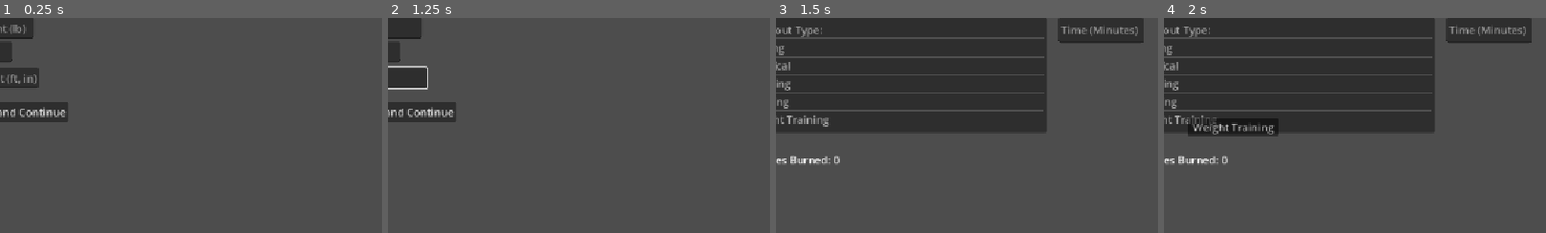
Above: before the commit, frames 1-4 (left to right).
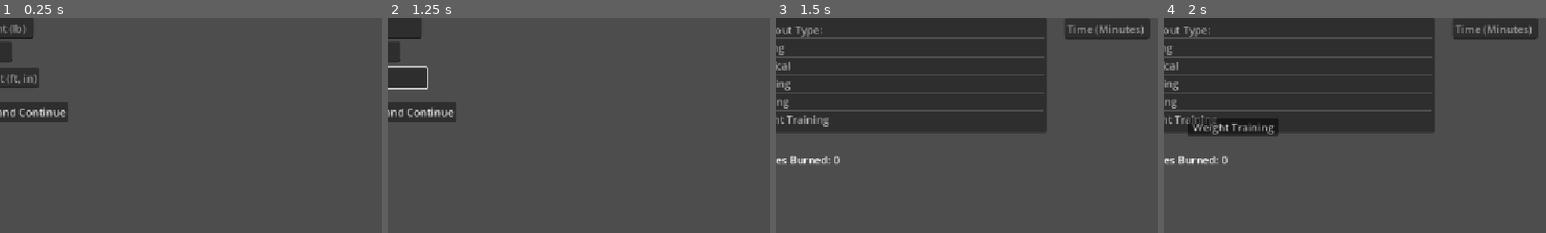
Above: after the commit, the same moments.

Repository: ma43210/HackDecouverte
Game: Godot game, scene res://Scenes/Profile_Manager.tscn
Same seed, same stepped clock (60 frames per second), same inputs: the game is played once before the commit and once after it.
Inputs (mouse positions are % of the whole screen's width and height, from its top left):
- Up to frame 1 (0.25 s): no input
- Up to frame 2 (1.25 s): click (4, 2) at 0.52 s; type "12" at 0.6 s; click (3, 8) at 0.75 s; type "12" at 0.83 s; click (5, 14) at 0.98 s; type "12" at 1.07 s
- Up to frame 3 (1.5 s): click "Save and Continue" at 1.25 s
- Up to frame 4 (2 s): no input
The pictures show only the part of the screen within x 4-54%, y 0-50%; the shares and areas given below are measured in that part.

Frames 1-2 are identical in both runs. In frame 3, 1.1% of the frame differs, in the area x 73-98%, y 0-12%; in frame 4, 1.1%.
Error after the commit: Parse Error: Expected an expression after "=". (res://Scripts/output.gd:11)

Commit message:
Push

Diff:
--- a/healthy/Scenes/Input_Workout.tscn
+++ b/healthy/Scenes/Input_Workout.tscn
@@ -2,6 +2,7 @@
 
 [ext_resource type="Script" uid="uid://baax4gqlny0ga" path="res://Scripts/Calculator.gd" id="1_2av5n"]
 [ext_resource type="Script" uid="uid://cy7ikr2w1q5im" path="res://Scripts/Workout_Selected.gd" id="1_7q3j2"]
+[ext_resource type="Script" uid="uid://brrwsv8mj1nwh" path="res://Scripts/output.gd" id="3_si1a3"]
 
 [node name="Node2D" type="Node2D" unique_id=1483333031]
 script = ExtResource("1_2av5n")
@@ -23,15 +24,18 @@
 [node name="RichTextLabel" type="RichTextLabel" parent="." unique_id=1951719665]
 offset_left = 3.0
 offset_top = 202.0
-offset_right = 260.0
-offset_bottom = 235.0
+offset_right = 158.0
+offset_bottom = 231.0
 bbcode_enabled = true
 text = "Calories Burned: 0"
+script = ExtResource("3_si1a3")
 
-[node name="TextEdit" type="TextEdit" parent="." unique_id=1299180459]
-offset_left = 475.0
-offset_right = 603.0
-offset_bottom = 38.0
+[node name="LineEdit" type="LineEdit" parent="." unique_id=1773505277]
+offset_left = 484.0
+offset_top = 1.0
+offset_right = 613.0
+offset_bottom = 32.0
 placeholder_text = "Time (Minutes)"
 
 [connection signal="item_selected" from="ItemList" to="ItemList" method="_on_item_selected"]
+[connection signal="text_submitted" from="LineEdit" to="." method="_on_line_edit_text_submitted"]
--- a/healthy/Scripts/Calculator.gd
+++ b/healthy/Scripts/Calculator.gd
@@ -7,5 +7,10 @@
 
 
 # Called every frame. 'delta' is the elapsed time since the previous frame.
-func _process(delta: float) -> void:
+func _process(_delta: float) -> void:
 	pass
+
+
+
+func _on_line_edit_text_submitted(new_text: String) -> void:
+	FitnessManager.time = new_text
--- a/healthy/Scripts/fitness_manager.gd
+++ b/healthy/Scripts/fitness_manager.gd
@@ -3,6 +3,7 @@
 var height = 0
 var weight = 0
 var age = 0
+var time = 0
 
 # Called when the node enters the scene tree for the first time.
 func _ready() -> void:
--- /dev/null
+++ b/healthy/Scripts/output.gd
@@ -0,0 +1,11 @@
+extends RichTextLabel
+
+
+# Called when the node enters the scene tree for the first time.
+func _ready() -> void:
+	pass # Replace with function body.
+
+
+# Called every frame. 'delta' is the elapsed time since the previous frame.
+func _process(delta: float) -> void:
+	text =
Not shown, added: healthy/Scripts/output.gd.uid
